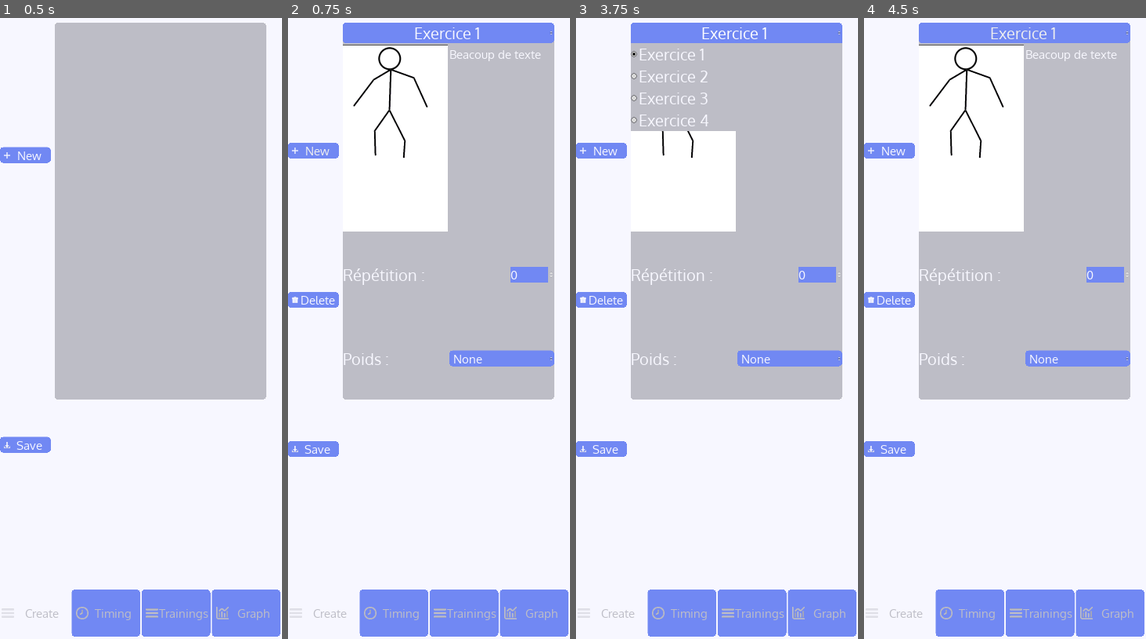
Above: before the commit, frames 1-4 (left to right).
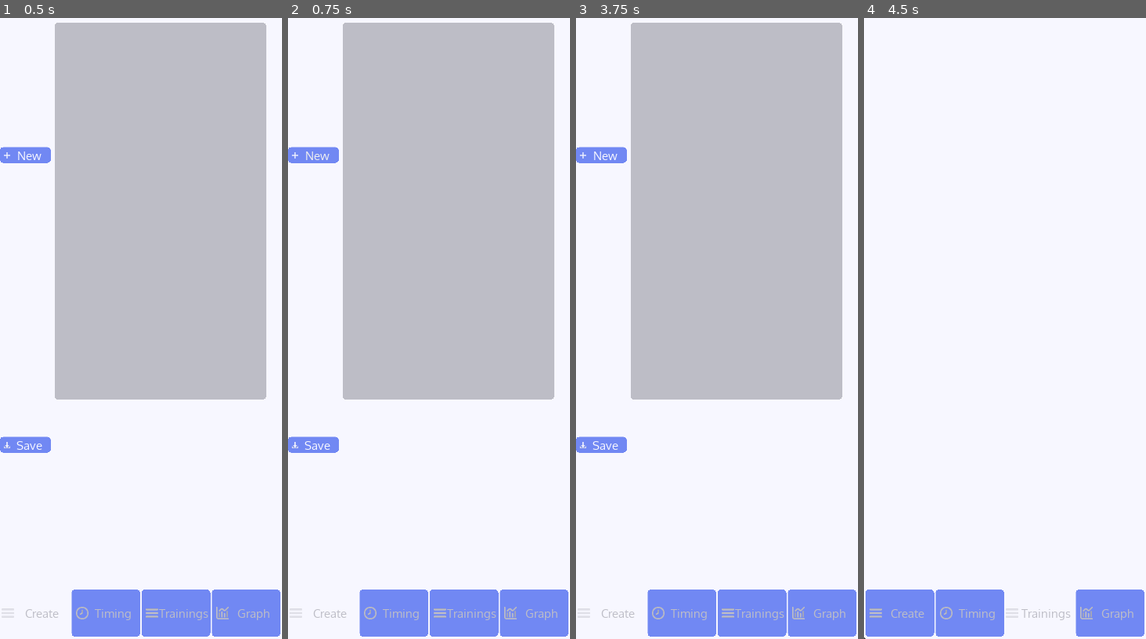
Above: after the commit, the same moments.

Repository: valexand-ulb/Muscle-App
Game: Godot game, scene res://Scenes/App.tscn
The game is run twice, just before and just after one commit, with the same random seed, the same clock (stepped at 60 frames per second) and the same inputs.
Inputs (mouse positions are in pixels of both pictures, inside the frame that each line leads up to):
- Up to frame 1 (0.5 s): no input
- Up to frame 2 (0.75 s): click "New" at 0.5 s
- Up to frame 3 (3.75 s): click "New" at 1.25 s; click "Timing" at 2 s; click "Create" at 2.75 s; click (736, 30) at 3.5 s, where only the run before the commit has a clickable "Exercice 1"
- Up to frame 4 (4.5 s): click "Trainings" at 4.25 s

Frame 1 is identical in both runs. In frame 2, 16% of the frame differs, in the area x 0-95%, y 0-71%; in frame 3, 12%; in frame 4, 39%, in the area x 0-95%, y 0-100%.
Error after the commit: Parse Error: The method "draw" isn't declared in the current class. (res://Scripts/CardContainer.gd:41)

Commit message:
nothing new

Diff:
--- a/Scripts/CardContainer.gd
+++ b/Scripts/CardContainer.gd
@@ -1,6 +1,7 @@
 extends VBoxContainer
 
 var has_del_button : bool = 0
+var current_node
 
 # Declare member variables here. Examples:
 # var a = 2
@@ -29,10 +30,15 @@
 		child.free()
 	_set_del_button_invisible()
 
+func on_draw():
+	current_node = 0
+
+
 func _on_New_pressed():
 	var CardScene = load("res://Scenes/Card.tscn")
 	var _Card_instance = CardScene.instance()
 	add_child(_Card_instance)
+	connect("draw",_Card_instance,draw())
 
 	# Si pas de bouton 'delete', ajoute en un
 	if not has_del_button:
